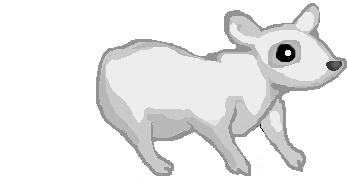
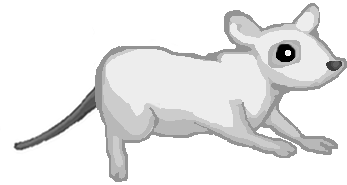
Layered file, before and after one edit (347x185). Changes by layer:
hid "0", painted on it over (x1=11, y1=29, x2=338, y2=181)
showed "+2", painted on it over (x1=0, y1=29, x2=338, y2=182)
